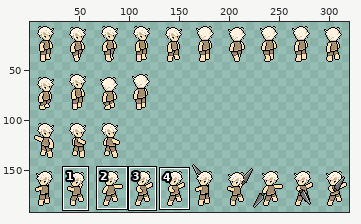
Sprite sheet: assets/beasts/player.png. The picture above shows the old version from afar; the outline marks the close-up.
Close-up. Before:
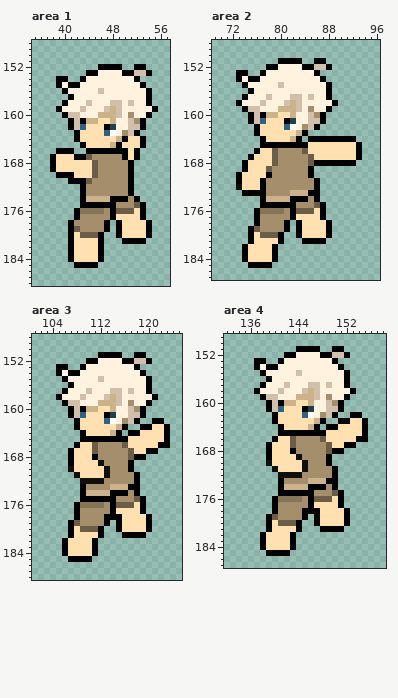
The file is 320x192 pixels. Colours within 5 levels of each other are drawn and written as one. Shown: area 1: x 35..57, y 148..188; area 2: x 69..96, y 148..187; area 3: x 101..125, y 148..188; area 4: x 132..158, y 149..187. The wide view leaves out empty margins.
New version:
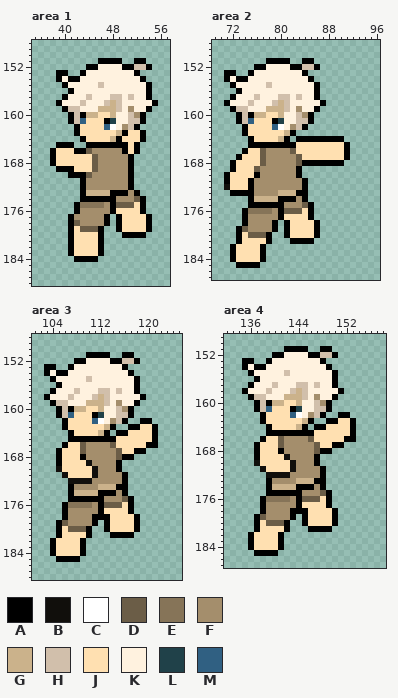
Palette (. is transparent): A #000000  B #110f0c  C #ffffff  D #6b5d47  E #867458  F #a48e6c  G #cbb28b  H #d1bfab  J #ffe0b1  K #fff2df  L #204149  M #306082
Change:
Changed rows in their new state; - is an unchanged pixel.
Area 1:
first column x 38:
151 --------AAAA--AA--
152 ------AAKKKKAAHHA-
153 -AA--AKK----KKA..-
154 --KAAK--------KA--
155 -.AKK---H------KA-
156 --.A----K---------
157 --AK--H---HH-H----
158 -AK--HK--HG--K--KA
159 -.AHHK--GG---F--A.
160 --.A-AGGJJ-K-HFA.-
161 -----MJJ-AL---H---
162 ---.AJ---MC-F-A.--
163 ---------JJGAJJA--
164 ----.A----GAJ-----
165 -AAA-.AAAAA-A-A.--
166 AJJJAADFFFFF------
167 ----JJJD----FA.---
169 .AAA--------------
170 -..-AADF----------
171 ---..-F-----------
173 ------GGGGAAAFA---
174 ------AAAA-FF-DA--
175 ----AEEEEF-DDDJ---
176 -----FFFF--JJJ----
177 ---AF----A.A---JA-
178 ----D-------------
179 ----JDDDA.--------
180 -----JJJ---.AAAA.-
181 ------------....--
184 ---.AAAA.---------
185 ----....----------
Area 2:
first column x 71:
151 -------AA--..AA..------
152 -----AAKK--AAHHA..-----
153 AA..AKK------A..-------
154 AK-AKK--------A..------
155 -AKK---H-K-----A..-----
156 --AKK----------A..-----
157 -AKK-H-K-HHK--KA..-----
158 AKK-H-K-HG-KK---A..----
159 -AHHKK-GG-HKF-KA..-----
160 --AH-GGJJGKKHFA..------
161 --AHMJJ-ALKKHHA..------
162 ---AJJ--MCKFHA..-------
163 ---AJJ----GA..---------
164 ----AJJ--GA.-A------..-
165 ----AA------JJ------A..
166 ---AJJDFF--DJJ------A..
167 --AJJ-DFF---DJJ-----A..
168 -AJJ--DFF---DAA-----..-
169 -AJJ-DFF----A..--------
170 AJJ--AFF----A..--------
171 AJJ-AFF------A..-------
172 BJJ-AFF------A..-------
173 -AA--FF--GG-AA..-------
174 ----AGG--AA-F-..-------
175 ----AA----FF-DA..------
176 ---AEE--FADD-JA..------
177 ---AFF---AJJ--A..------
178 ---AFF--A.-JJ--A..-----
179 --ADFF--A.-JJ--A..-----
180 --AJDD-A..AJJ--A..-----
181 --AJJ--A..-AA--..------
182 -AJJ--A..--------------
183 -AJJ--A..--------------
184 -AJJ--A..--------------
185 --AA--..---------------
Area 3:
first column x 103:
151 -------AA--..AA..----
152 -----AAKK--AAHHA..---
153 AA..AKK------A..-----
154 AK-AKK--------A..----
155 -AKK---H-K-----A..---
156 --AKK----------A..---
157 -AKK-H-K-HHK--KA..---
158 AKK-H-K-HG-KK---A..--
159 -AHHKK-GG-HKF-KA..---
160 --AH-GGJJGKKHFA..----
161 --AHMJJ-ALKKHHA..----
162 ---AJJ--MCKFHA..AA..-
163 ---AJJ----GA..AAJJA..
164 ----AJJ--GA.-AJJ--A..
165 ----AA------JJ----A..
166 ---AJJDFF--DJJ---AA..
167 --AJJ-DFF---DJJAA..--
168 --AJJ-AFF---DAA..----
169 --AJJ--BFF--A..------
170 --BJJ---BFF-A..------
171 ---BJJ--BFF--A..-----
172 ----BB--FF---A..-----
173 ----AFF--GG-AA..-----
174 ----AGG--AA-F-..-----
175 ----AA----FF-DA..----
176 ---AEE--FADD-JA..----
177 ---AFF---AJJ--A..----
178 ---AFF--AA-JJ--A..---
179 --ADFF--A.-JJ--A..---
180 --AJDD-A..AJJ--A..---
181 --AJJ--A..-AA--..----
182 -AJJ--A..------------
183 -AJJ--A..------------
184 -AJJ--A..------------
185 --AA--..-------------
Area 4:
first column x 135:
151 -------AA--..AA..----
152 -----AAKK--AAHHA..---
153 AA..AKK------A..-----
154 AK-AKK--------A..----
155 -AKK---H-K-----A..---
156 --AKK----------A..---
157 -AKK-H-K-HHK--KA..---
158 AKK-H-K-HG-KK---A..--
159 -AHHKK-GG-HKF-KA..---
160 --AH-GGJJGKKHFA..----
161 --AHMJJ-ALKKHHA..----
162 ---AJJ--MCKFHA..AA..-
163 ---AJJ----GA..AAJJA..
164 ----AJJ--GA.-AJJ--A..
165 ----AA------JJ----A..
166 ---AJJDFF--DJJ---AA..
167 --AJJ-DFF---DJJAA..--
168 --AJJ-AFF---DAA..----
169 --AJJ--BFF--A..------
170 --BJJ---BFF-A..------
171 ---BJJ--BFF--A..-----
172 ----BB--FF---A..-----
173 ----AFF--GG-AA..-----
174 ----AGG--AA-F-..-----
175 ----AA----FF-DA..----
176 ---AEE--FADD-JA..----
177 ---AFF---AJJ--A..----
178 ---AFF--AA-JJ--A..---
179 --ADFF--A.-JJ--A..---
180 --AJDD-A..AJJ--A..---
181 --AJJ--A..-AA--..----
182 -AJJ--A..------------
183 -AJJ--A..------------
184 -AJJ--A..------------
185 --AA--..-------------
Changed places in both close-ups, as pixel boxes (x1, y1, x2, y2):
changed: (50, 58, 158, 244)
changed: (68, 256, 104, 268)
changed: (224, 58, 362, 268)
changed: (44, 352, 170, 562)
changed: (242, 346, 368, 556)
